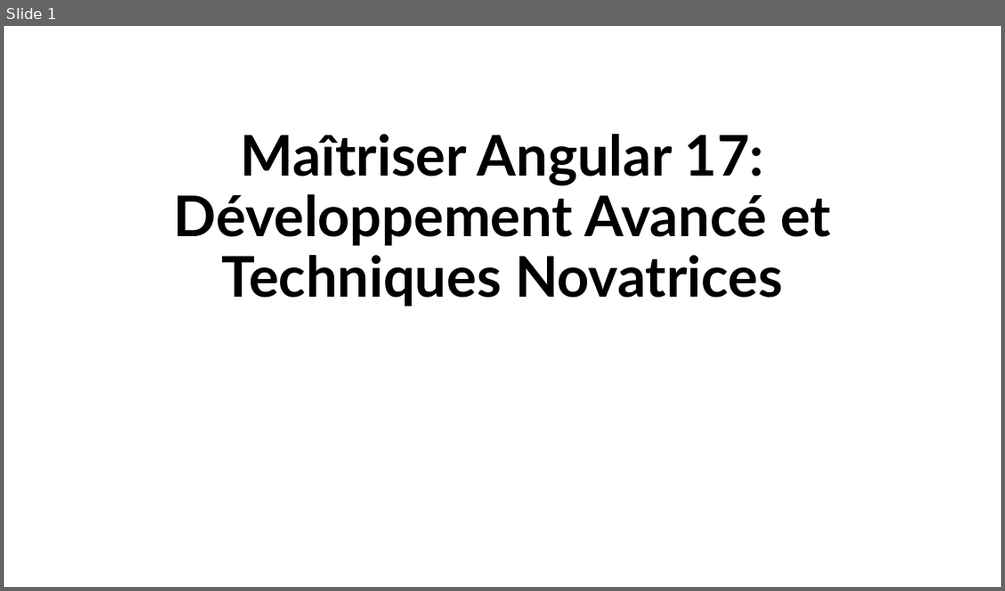
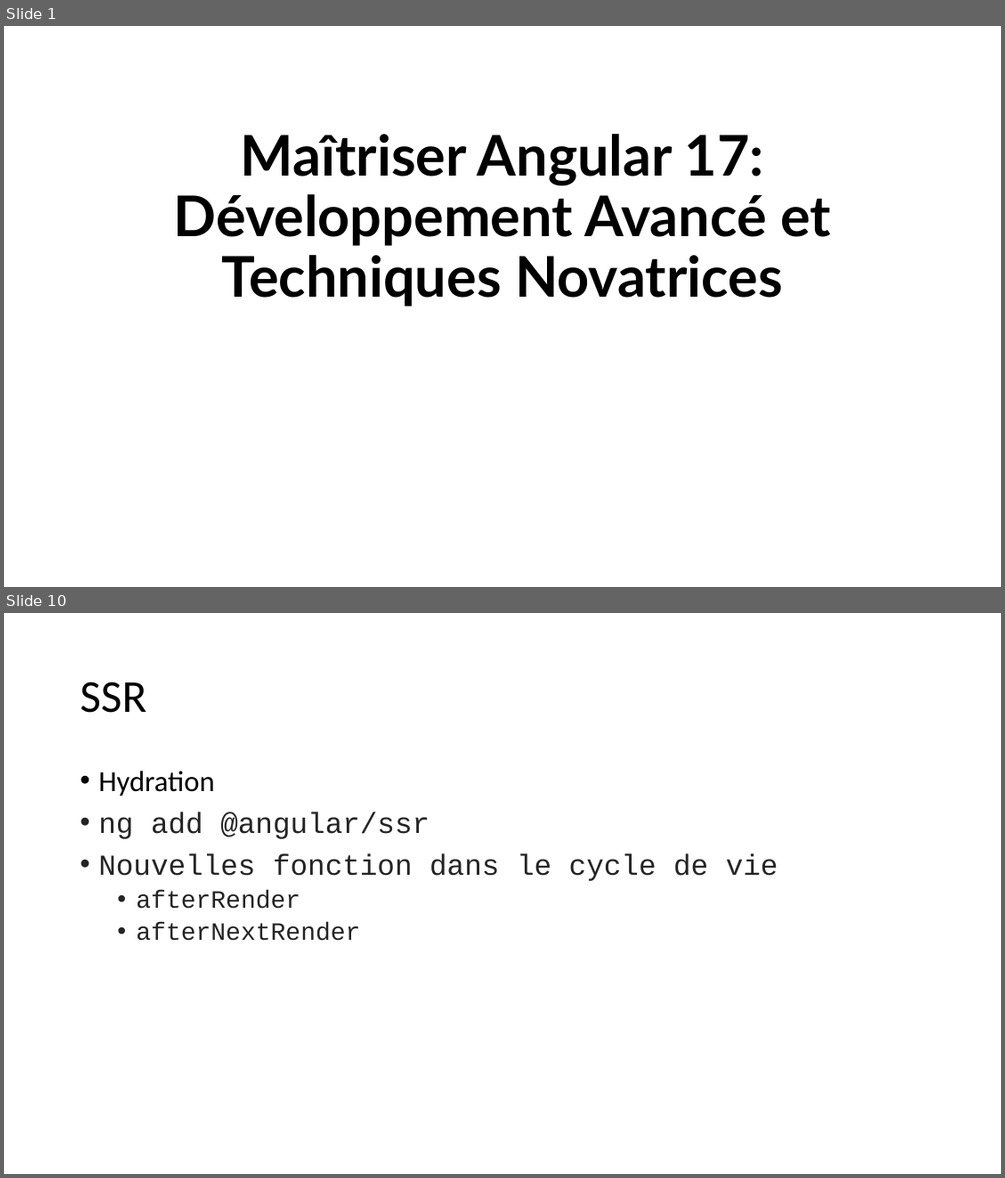
Before and after one commit to yatho/atelier-Angular17, a slide deck: Présentation.pptx. Shown one above the other, each under a label of ours: slide 1 before the commit, slides 1 and 10 after it; the slides between them are not shown. The pictures are 1005x591 and 1005x1178 pixels, drawn with LibreOffice and Linux fonts; fonts in the diff are those of the drawing. Boxes give left, top, right and bottom in pixels: in the first picture for what was removed or moved away, otherwise in the second. Text is boxed around its words. In the diff, an @@ line names an element or a change of style, - is before the commit and + after.

```diff
--- a/Présentation.pptx
+++ b/Présentation.pptx
@@ slide 10 added at <box>4,613,1001,1174</box>, background #FFFFFF @@
@@ title added at <box>80,682,146,713</box>, 44 pt, text #000000 @@
+SSR
@@ text added at <box>98,771,778,941</box>, 28 pt, text #242424 @@
+• Hydration
+• ng add @angular/ssr
+• Nouvelles fonction dans le cycle de vie
+  • afterRender
+  • afterNextRender
```
Also in this commit, not shown: 3 slides changed, 11 other slides added, 1 slide removed, 2 other files.
